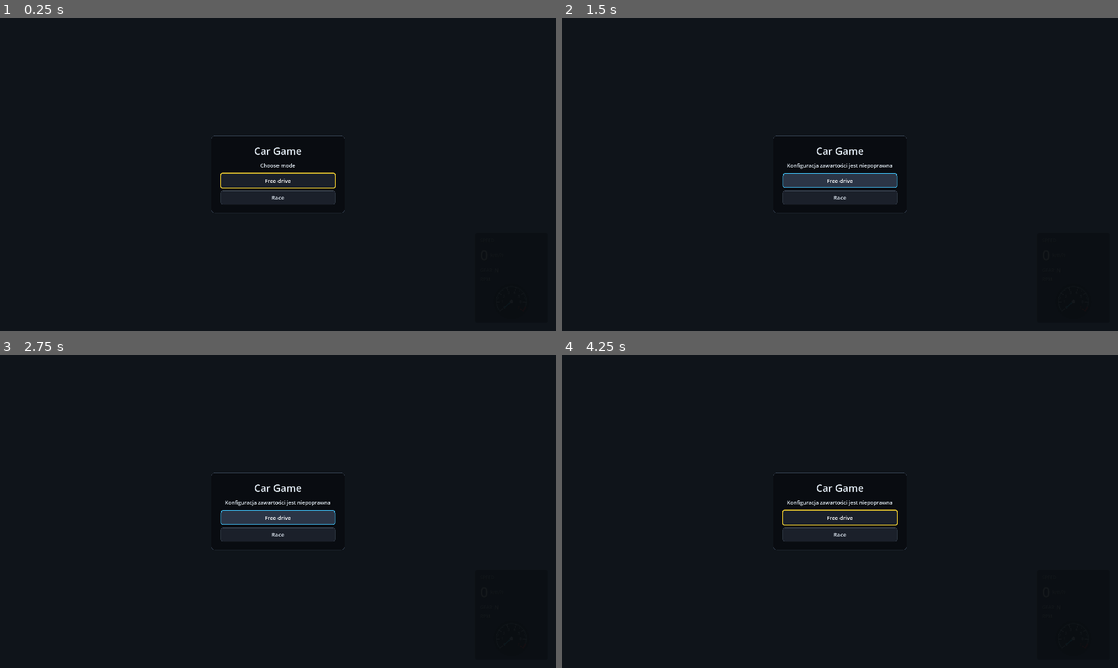
Above: before the commit, frames 1-4 (two rows, left to right).
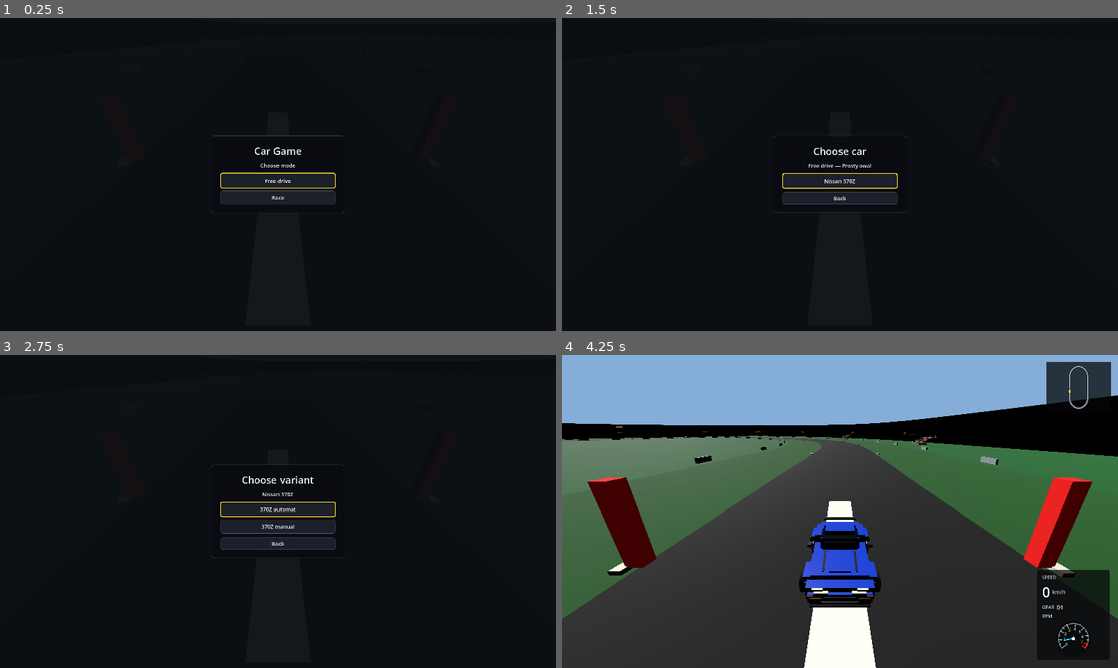
Above: after the commit, the same moments.

Repository: Dziuras98/car-game
Game: Godot game, scene res://scenes/startup.tscn
Two runs of this game, one before a commit and one after it. Both use one fixed random seed, a clock stepped at 60 frames per second and the inputs below.
Inputs (mouse positions are in pixels of both pictures, inside the frame that each line leads up to):
- Up to frame 1 (0.25 s): no input
- Up to frame 2 (1.5 s): click "Free drive" at 0.5 s; click (840, 180) at 1.25 s, where only the run after the commit has a clickable "Prosty owal"
- Up to frame 3 (2.75 s): click (278, 517) at 2 s, where only the run after the commit has a clickable "Nissan 370Z"
- Up to frame 4 (4.25 s): click (840, 508) at 2.75 s, where only the run after the commit has a clickable "370Z automat"; hold Right (steer-right) from 3.53 s (still down); hold C (camera-back) from 3.53 s (still down)

The runs differ from the first frame. In frame 2, 1.6% of the frame differs, in the area x 38-62%, y 37-63%; in frame 3, 2.9%; in frame 4, 90%, in the area x 0-100%, y 0-100%.

Commit message:
Count valid default tracks during catalog validation

Diff:
--- a/scripts/track/track_catalog.gd
+++ b/scripts/track/track_catalog.gd
@@ -44,7 +44,7 @@
 	for definition: TrackDefinition in definitions:
 		if not definition.is_valid():
 			errors.append("track definition '%s' is invalid" % str(definition.track_id))
-		continue
+			continue
 		var id_key: String = str(definition.track_id)
 		if used_ids.has(id_key):
 			errors.append("track id '%s' is duplicated" % id_key)
